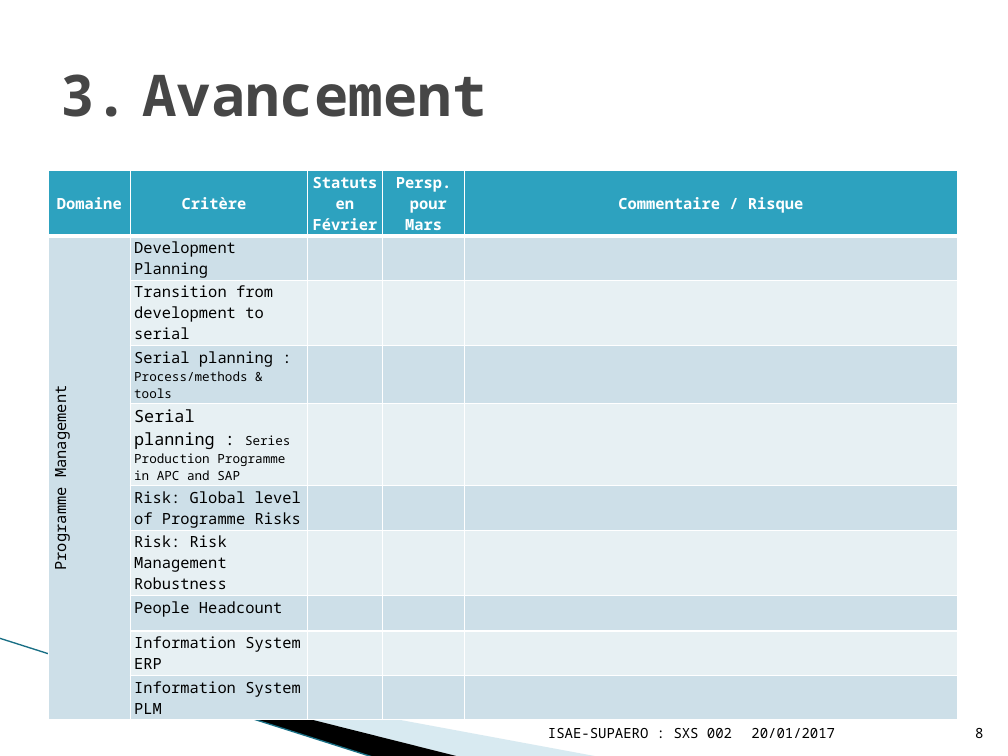
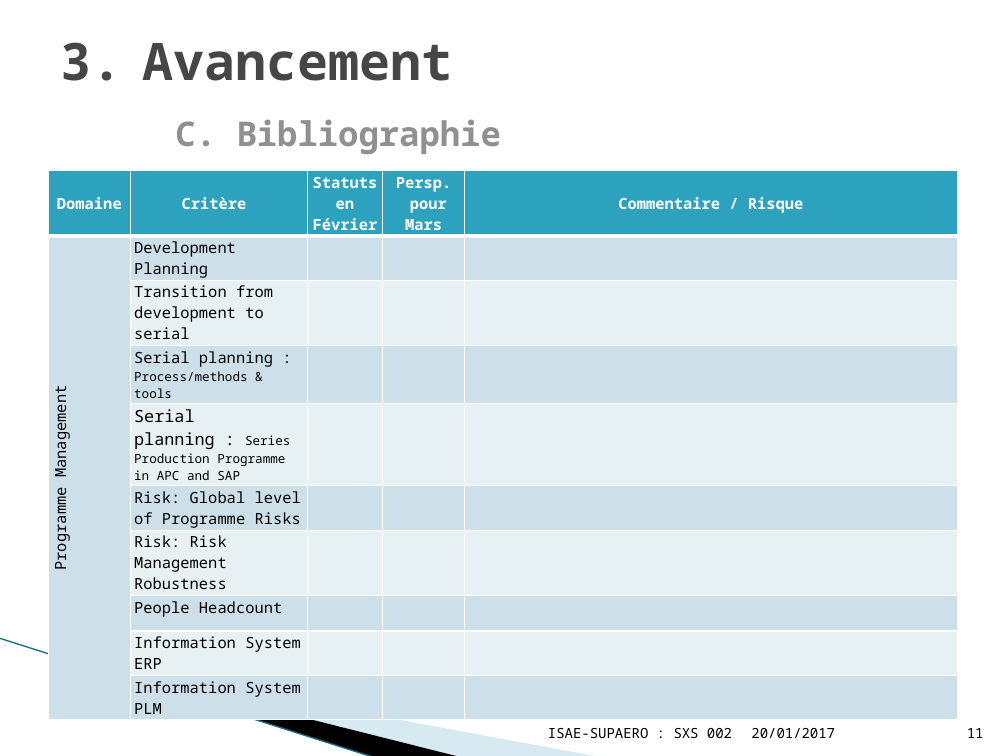
Before and after one commit to YuanxiangFranck/PIE_ISAE_Essais_Vol, a slide deck: slide 11 of gestion_projet/Project_Review03022017.pptx (slide 8 before the commit). Drawn at 1008x756 pixels with LibreOffice and Linux fonts; fonts in the diff are those of the drawing; background and template pictures are left out. Boxes give left, top, right and bottom in pixels: in the first picture for what was removed or moved away, otherwise in the second. Text is boxed around its words. In the diff, an @@ line names an element or a change of style, - is before the commit and + after.

```diff
--- a/gestion_projet/Project_Review03022017.pptx
+++ b/gestion_projet/Project_Review03022017.pptx
@@ title at box(142, 43, 502, 154): text changed; size 41 to 24.3 pt; text colour #464646 to #909090 @@
-3. Avancement
+3. Avancement
+   C. Bibliographie
@@ page number at box(967, 728, 984, 738): text changed @@
-8
+11
```
Also in this commit, not shown: 3 other slides changed, 7 slides added, 3 other files.
